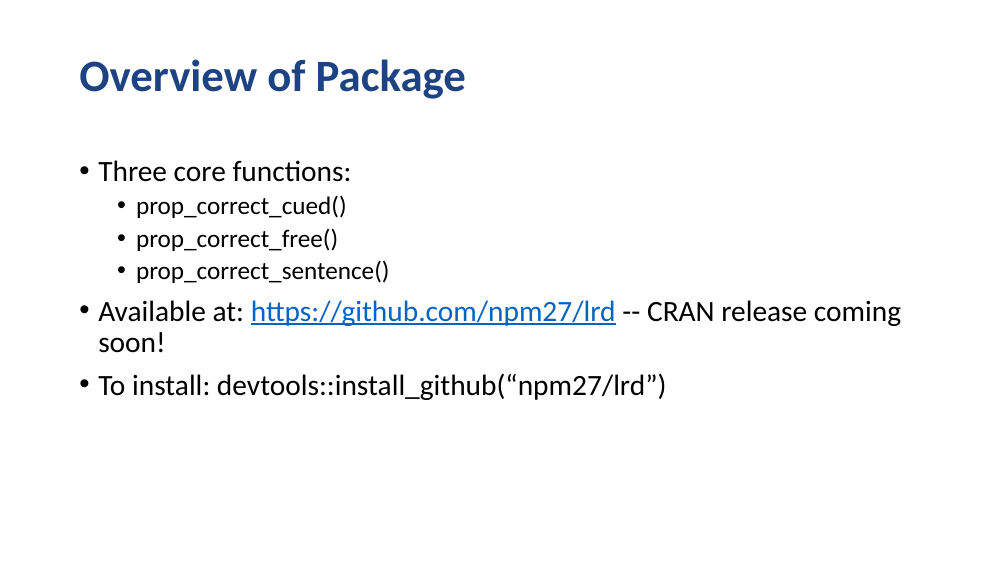
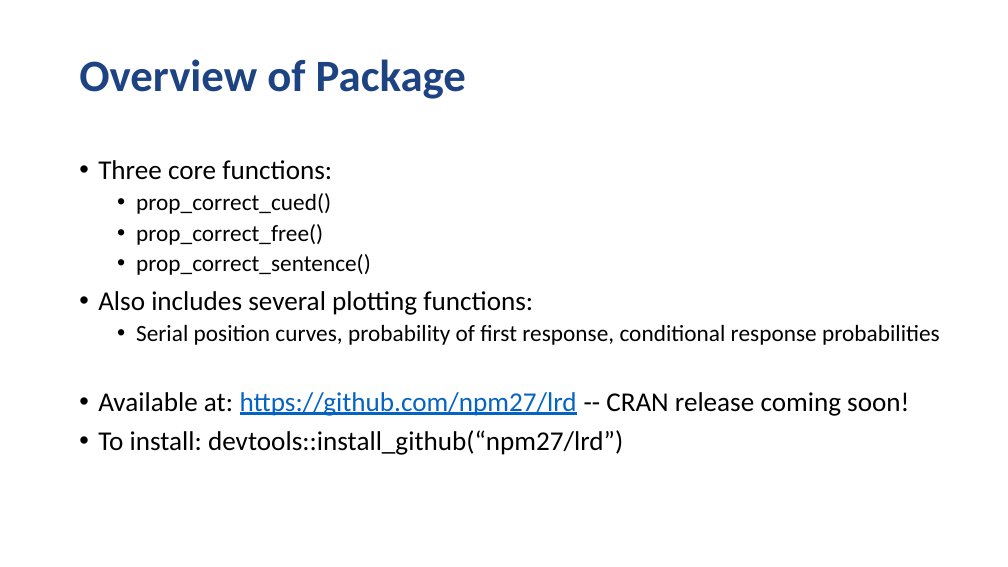
Before and after one commit to npm27/lrd-analysis, a slide deck: slide 3 of Presentations/SCiP 2020.pptx. Drawn at 1008x567 pixels with LibreOffice and Linux fonts; fonts in the diff are those of the drawing. Boxes give left, top, right and bottom in pixels: in the first picture for what was removed or moved away, otherwise in the second. Text is boxed around its words. In the diff, an @@ line names an element or a change of style, - is before the commit and + after.

Commit message:
update the powerpoint

```diff
--- a/Presentations/SCiP 2020.pptx
+++ b/Presentations/SCiP 2020.pptx
@@ text at [98,160,909,455]: size 21 to 19.4 pt in "Three core functions:", "Available at: https://github.com/npm27/lrd -- CRAN release c ...", "To install: devtools::install_github(“npm27/lrd”)"; size 18 to 16.6 pt in "prop_correct_cued()", "prop_correct_free()", "prop_correct_sentence()" @@
@@ text at [98,291,940,345]: paragraphs added @@
+• Also includes several plotting functions:
+  • Serial position curves, probability of first response, conditional response probabilities
```
Also in this commit, not shown: 2 other slides changed, 2 slides added, 1 slide removed.
